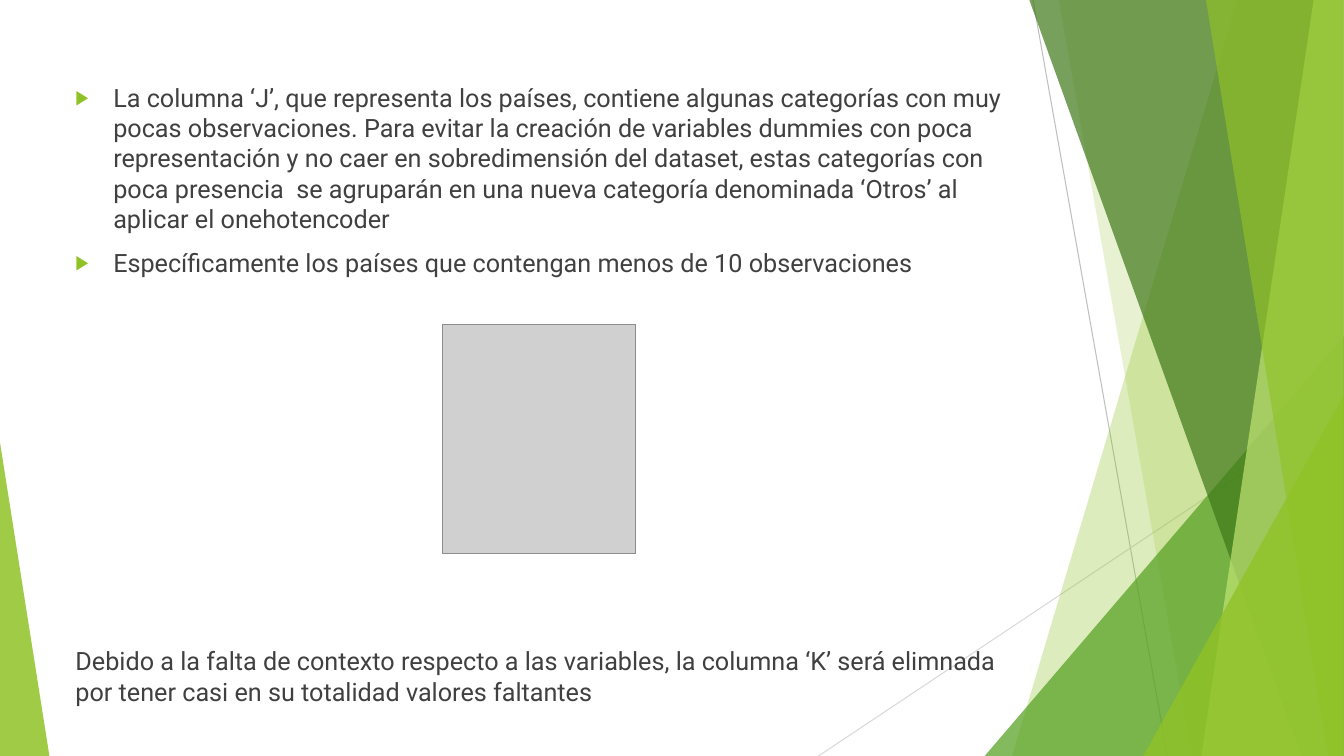
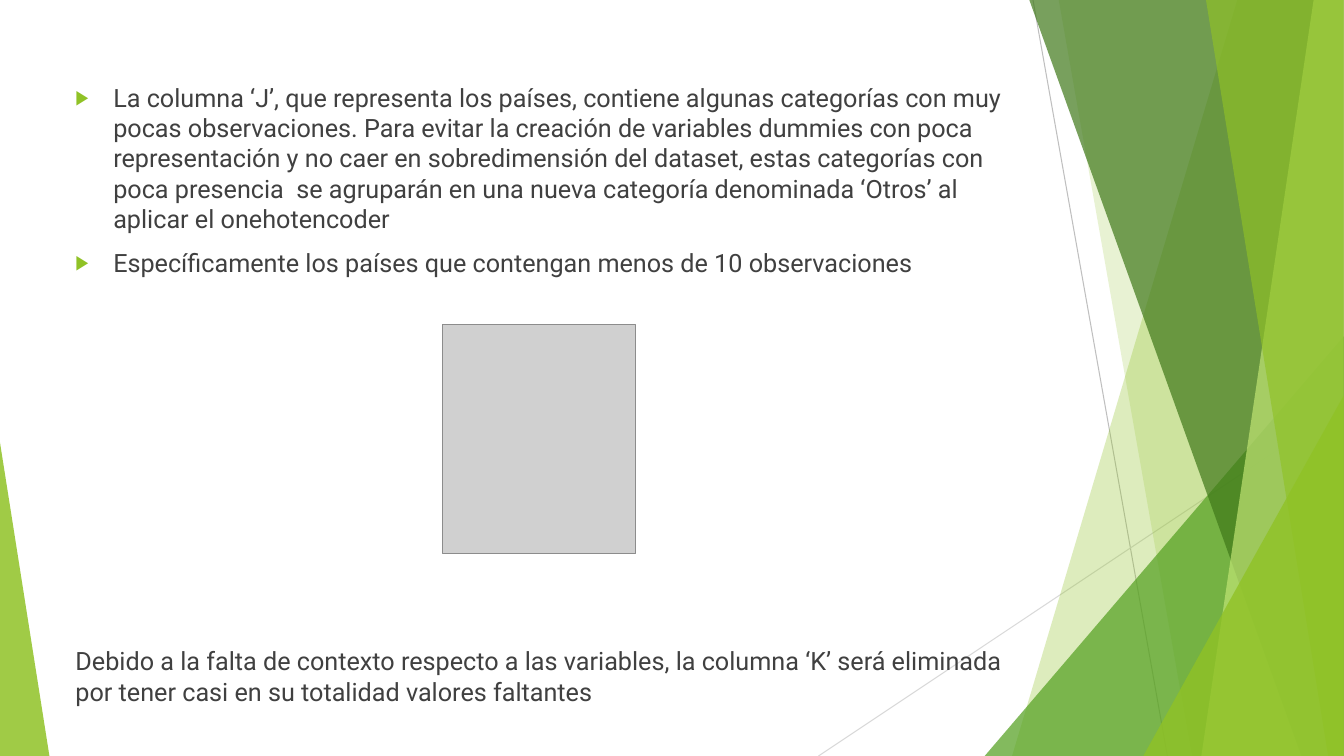
Before and after one commit to JuJurado238/Prueba_MeLi, a slide deck: slide 5 of Modelo de detección de Fraude.pptx. Drawn at 1344x756 pixels with LibreOffice and Linux fonts; fonts in the diff are those of the drawing; grey boxes stand for pictures. Boxes give left, top, right and bottom in pixels: in the first picture for what was removed or moved away, otherwise in the second. Text is boxed around its words. In the diff, an @@ line names an element or a change of style, - is before the commit and + after.

```diff
--- a/Modelo de detección de Fraude.pptx
+++ b/Modelo de detección de Fraude.pptx
@@ text at (x1=75, y1=651, x2=1001, y2=706): text changed @@
-Debido a la falta de contexto respecto a las variables, la columna ‘K’ será elimnada por tener casi en su totalidad valores faltantes
+Debido a la falta de contexto respecto a las variables, la columna ‘K’ será eliminada por tener casi en su totalidad valores faltantes
```
Also in this commit, not shown: 10 other slides changed, 3 slides added, 1 slide removed, 3 other files.
